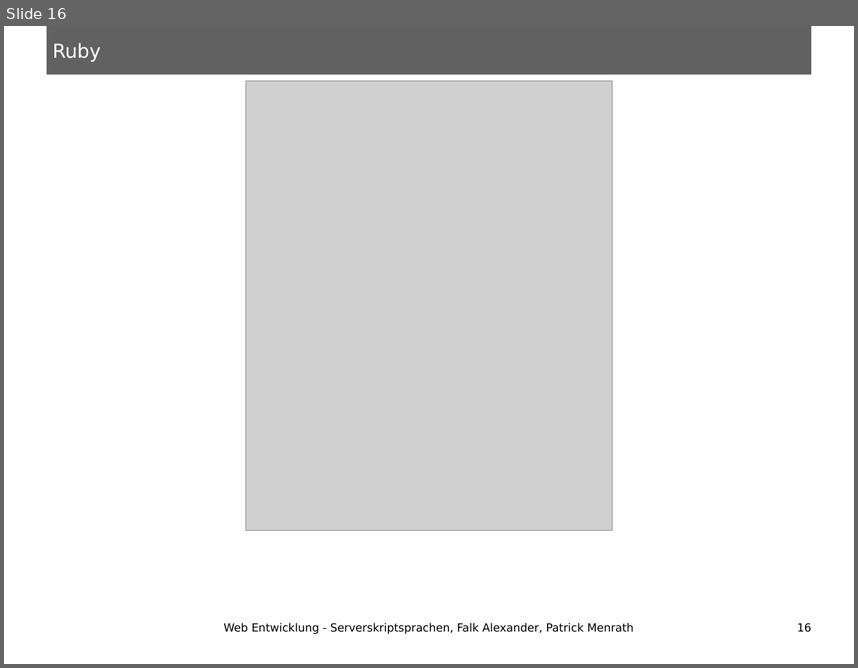
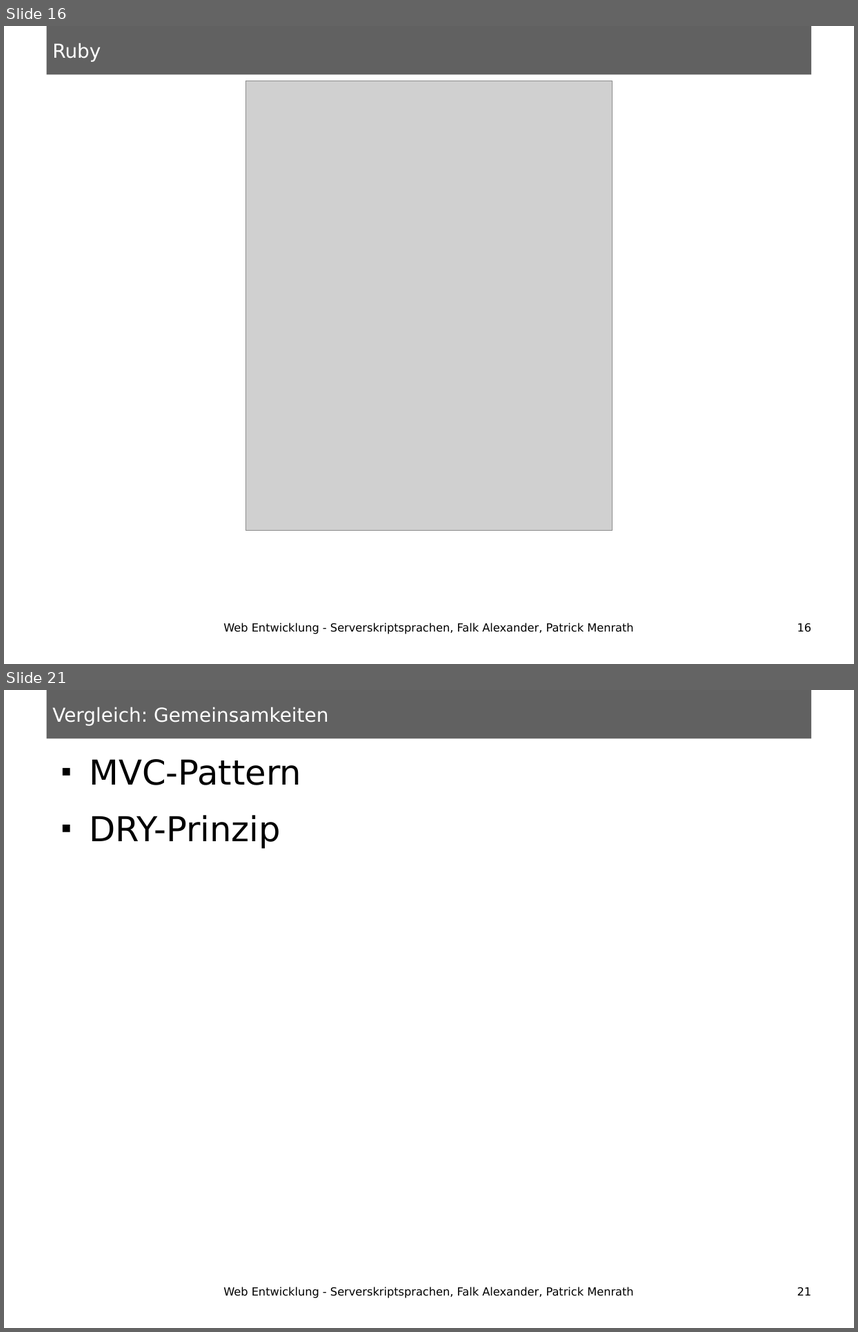
Before and after one commit to ungeziefer9488/HSA-SWS-SoSe13-Serverskriptsprachen, a slide deck: Vortrag.odp. Shown one above the other, each under a label of ours: slide 16 before the commit, slides 16 and 21 after it; the slides between them are not shown. The pictures are 858x668 and 858x1332 pixels, drawn with LibreOffice and Linux fonts; fonts in the diff are those of the drawing; grey boxes stand for pictures. Boxes give left, top, right and bottom in pixels: in the first picture for what was removed or moved away, otherwise in the second. Text is boxed around its words. In the diff, an @@ line names an element or a change of style, - is before the commit and + after.

```diff
--- a/Vortrag.odp
+++ b/Vortrag.odp
@@ slide 21 added at box(4, 690, 854, 1328), background #FFFFFF; not listed: 1 template element that a slide beside it also shows @@
@@ title added at box(52, 707, 328, 725), 18 pt, text #FFFFFF @@
+Vergleich: Gemeinsamkeiten
@@ text added at box(89, 759, 301, 849), 32 pt, text #000000 @@
+■ MVC-Pattern
+■ DRY-Prinzip
@@ text added at box(223, 1286, 633, 1298), 10.5 pt, text #000000 @@
+Web Entwicklung - Serverskriptsprachen, Falk Alexander, Patrick Menrath
@@ page number added at box(797, 1287, 812, 1295), 10.5 pt, text #000000 @@
+21
```
Also in this commit, not shown: 1 slide changed, 5 other slides added.
